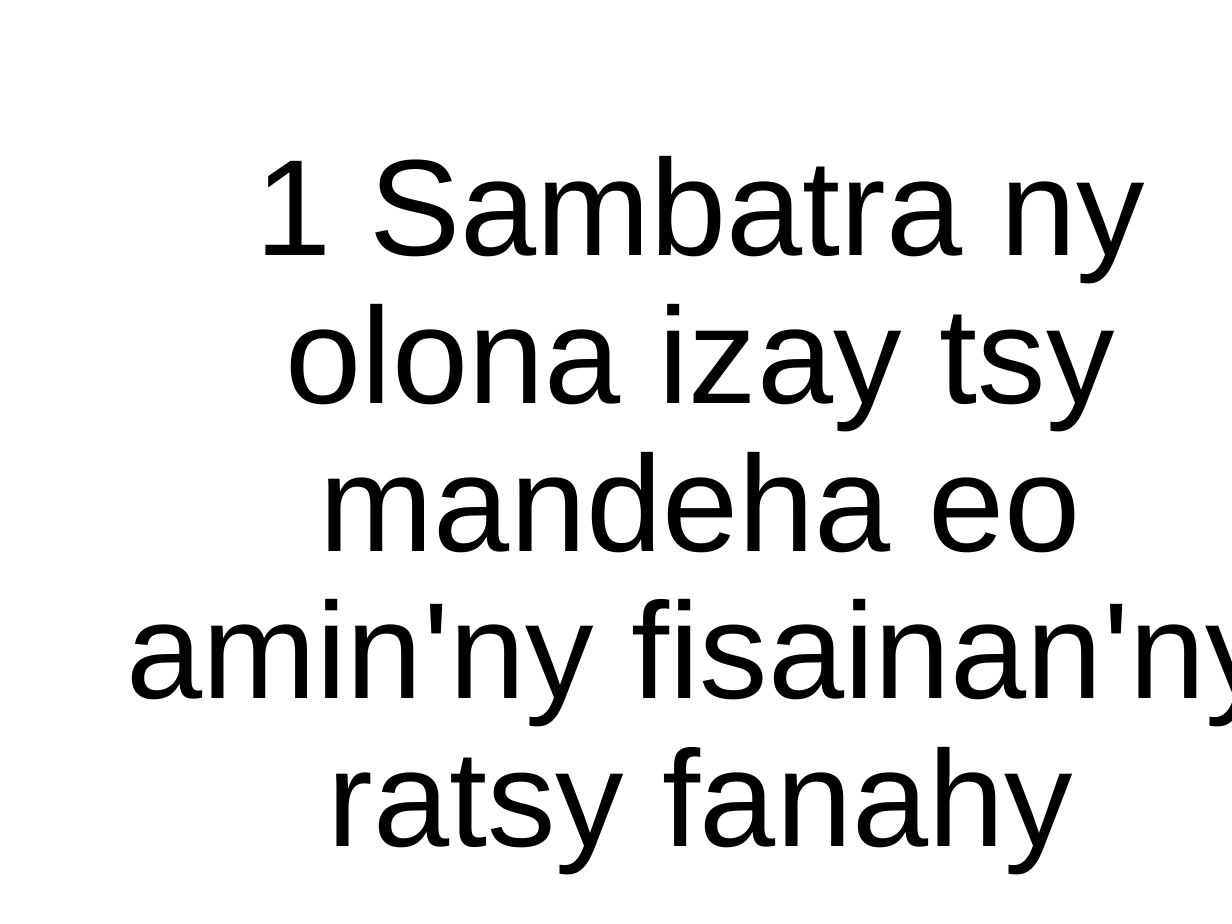
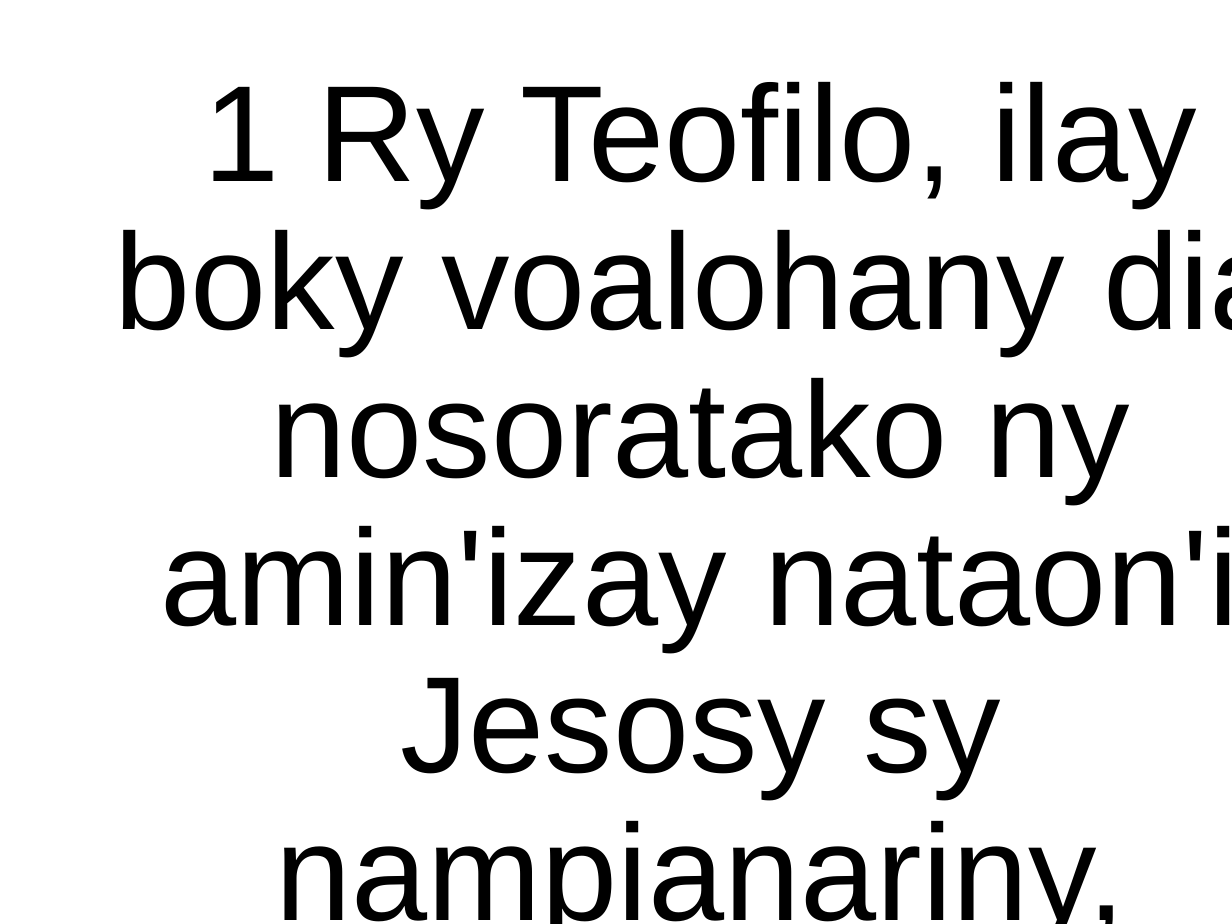
Before and after one commit to tsioryrovantsoa/baiboly-to-powerpoint, a slide deck: slide 2 of test.pptx. Drawn at 1232x924 pixels with LibreOffice and Linux fonts; fonts in the diff are those of the drawing; background and template pictures are left out. Boxes give left, top, right and bottom in pixels: in the first picture for what was removed or moved away, otherwise in the second. Text is boxed around its words. In the diff, an @@ line names an element or a change of style, - is before the commit and + after.

```diff
--- a/test.pptx
+++ b/test.pptx
@@ title at (114,81,1232,924): text changed @@
-1 Sambatra ny olona izay tsy mandeha eo amin'ny fisainan'ny ratsy fanahy
+1 Ry Teofilo, ilay boky voalohany dia nosoratako ny amin'izay nataon'i Jesosy sy nampianariny,
```
Also in this commit, not shown: 6 other slides changed, 5 slides added, 4 slides removed, 4 other files.
